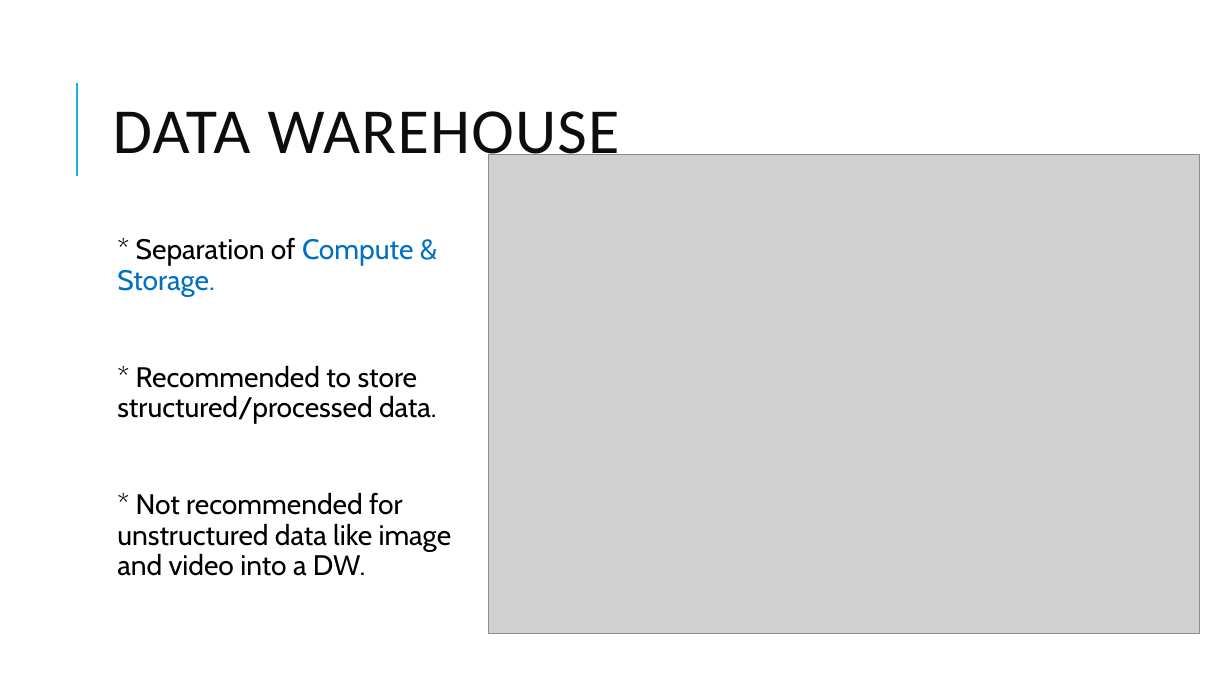
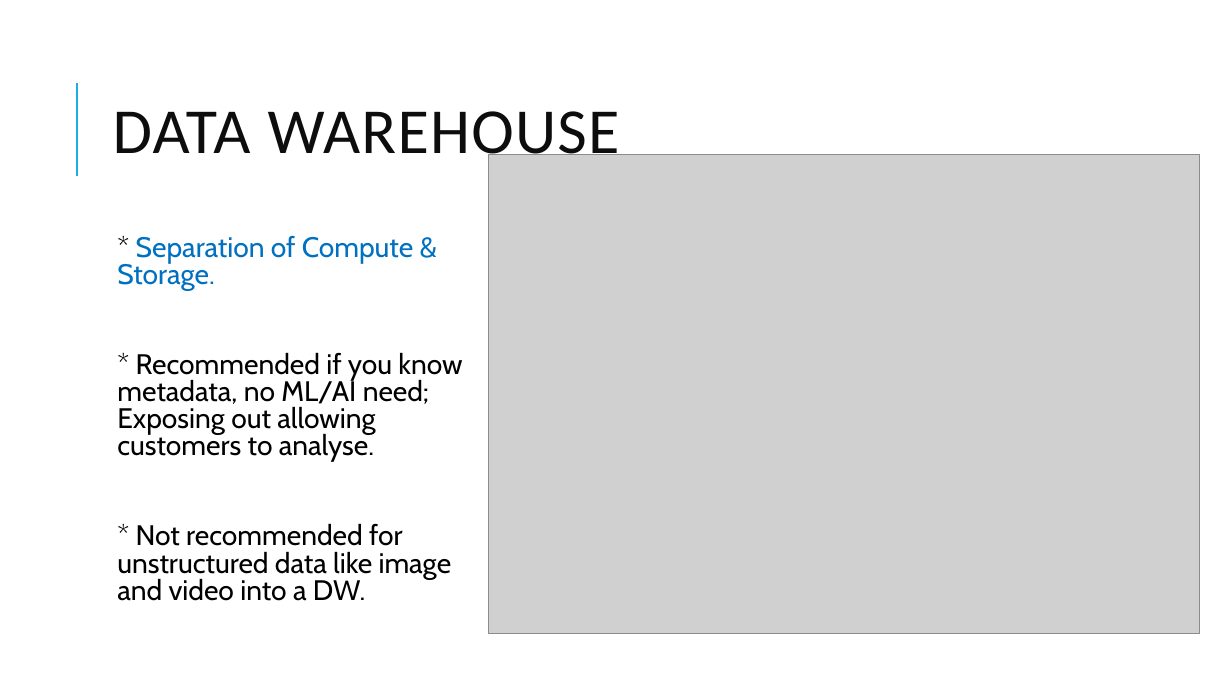
Before and after one commit to dinesarun/common, a slide deck: slide 10 of sessions/GAB 2021/Choosing right Data Service.pptx (slide 8 before the commit). Drawn at 1232x693 pixels with LibreOffice and Linux fonts; fonts in the diff are those of the drawing; grey boxes stand for pictures. Boxes give left, top, right and bottom in pixels: in the first picture for what was removed or moved away, otherwise in the second. Text is boxed around its words. In the diff, an @@ line names an element or a change of style, - is before the commit and + after.

```diff
--- a/sessions/GAB 2021/Choosing right Data Service.pptx
+++ b/sessions/GAB 2021/Choosing right Data Service.pptx
@@ text at (117,236,452,601): text colour #000000 to #0070C0 in "Separation of"; line spacing 0.9 to 0.8 @@
@@ text at (117,352,462,462): text changed @@
-  * Recommended to store structured/processed data.
+  * Recommended if you know metadata, no ML/AI need; Exposing out allowing customers to analyse.
```
Also in this commit, not shown: 14 other slides changed, 2 slides added.
